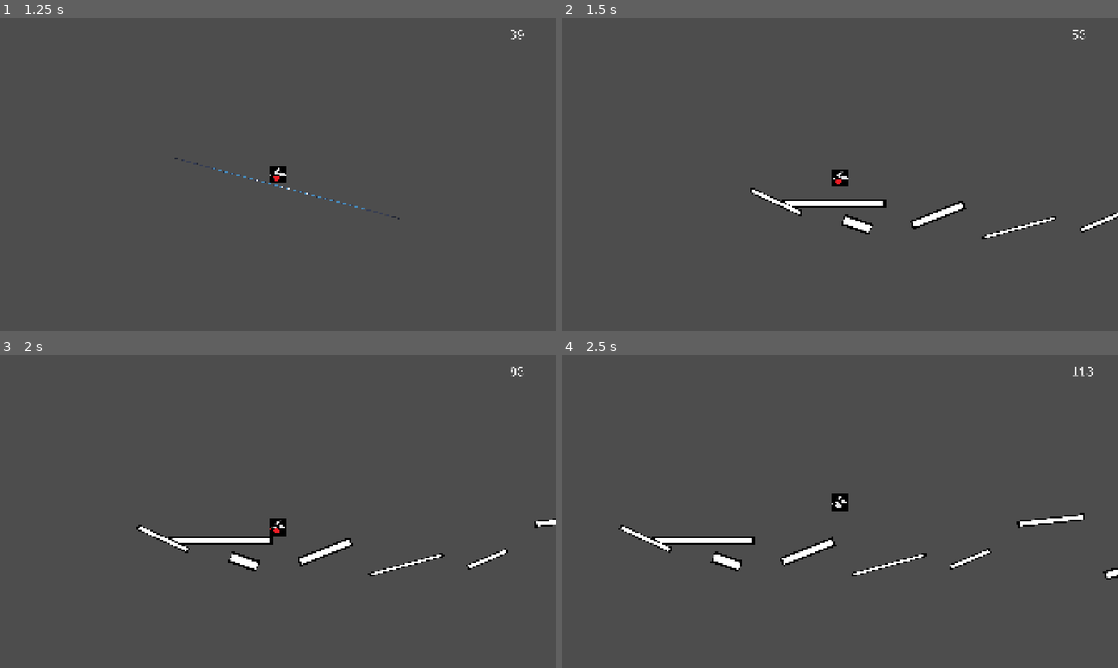
Above: before the commit, frames 1-4 (two rows, left to right).
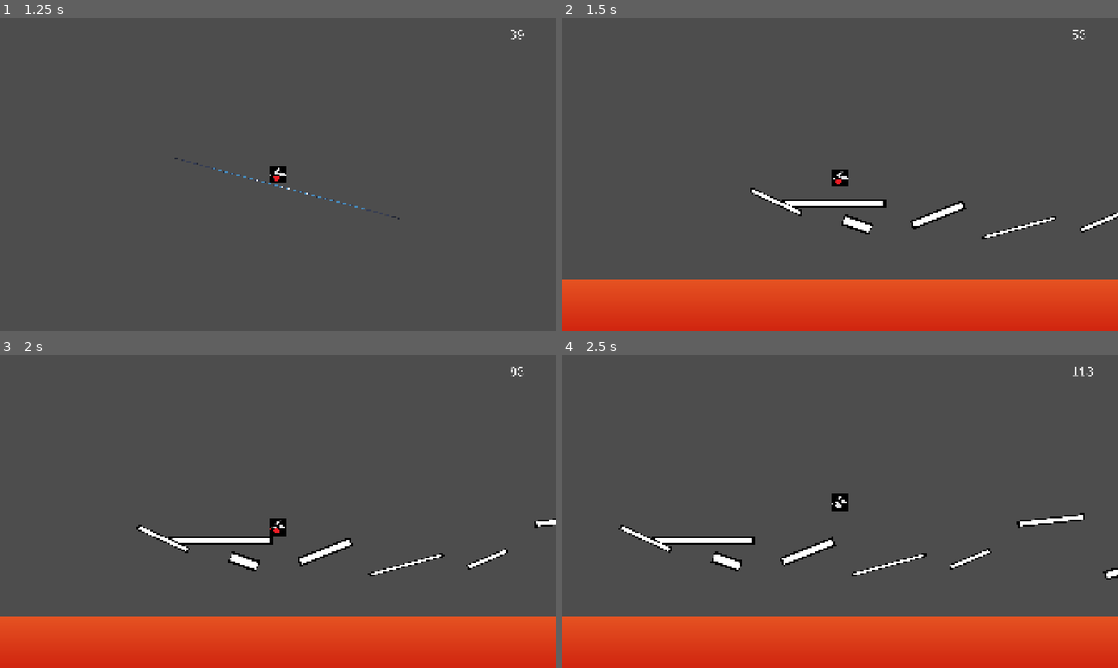
Above: after the commit, the same moments.

Repository: Saniccxx/gmtk-jam
Game: Godot game, scene res://scenes/main_menu/main_menu.tscn
Two runs of this game, one before a commit and one after it. Both use one fixed random seed, a clock stepped at 60 frames per second and the inputs below. The engine's default icon, where the game draws it, is replaced by a stand-in: a white triangle on a blue panel in a dark square.
Inputs (mouse positions are in pixels of both pictures, inside the frame that each line leads up to):
- Up to frame 1 (1.25 s): click "PLAY" at 0.5 s
- Up to frame 2 (1.5 s): tap Enter (accept) at 1.25, 1.35 s; move the mouse to (962, 158) at 1.27 s; hold D (move_right) from 1.28 s (still down); click (962, 158) at 1.42 s
- Up to frame 3 (2 s): keep holding D (move_right); tap Space (jump) at 1.52 s
- Up to frame 4 (2.5 s): keep holding D (move_right); move the mouse to (728, 527) at 2.02 s; tap Enter (accept) at 2.1 s; tap Space (jump) at 2.27 s

Frame 1 is identical in both runs. In frame 2, 16% of the frame differs, in the area x 0-100%, y 83-100%; in frame 3, 16%; in frame 4, 16%.

Commit message:
added lava and death display when player touches lava

Diff:
--- a/project.godot
+++ b/project.godot
@@ -25,7 +25,6 @@
 
 window/size/viewport_width=1920
 window/size/viewport_height=1080
-window/size/mode=2
 window/stretch/mode="canvas_items"
 window/stretch/aspect="expand"
 
--- /dev/null
+++ b/scenes/parkour/death_display.tscn
@@ -0,0 +1,13 @@
+[gd_scene format=3 uid="uid://d0whd11dxk56c"]
+
+[sub_resource type="LabelSettings" id="LabelSettings_ndusb"]
+font_size = 600
+font_color = Color(1, 0, 0, 1)
+
+[node name="DeathDisplay" type="Node2D" unique_id=542092148]
+
+[node name="Label" type="Label" parent="." unique_id=1907093]
+offset_right = 40.0
+offset_bottom = 23.0
+text = "U DED"
+label_settings = SubResource("LabelSettings_ndusb")
--- a/scenes/parkour/parkour_display.gd
+++ b/scenes/parkour/parkour_display.gd
@@ -67,3 +67,9 @@
 	for child in obstacles.get_children():
 		if child.global_position.x < camera.global_position.x - threshold_range:
 			child.queue_free()
+
+
+func _on_lava_body_entered(body: Node2D) -> void:
+	if body.name == "Player":
+		# after physics stuff
+		get_tree().change_scene_to_file.call_deferred("res://scenes/parkour/death_display.tscn")
--- a/scenes/parkour/parkour_display.tscn
+++ b/scenes/parkour/parkour_display.tscn
@@ -41,6 +41,17 @@
 [sub_resource type="LabelSettings" id="LabelSettings_x3moo"]
 font_size = 200
 
+[sub_resource type="Gradient" id="Gradient_r1pss"]
+colors = PackedColorArray(0.8980392, 0.3254902, 0.13333334, 1, 0.75066704, 2.3102762e-06, 8.663535e-07, 1)
+metadata/_snap_count = 2
+
+[sub_resource type="GradientTexture2D" id="GradientTexture2D_eic0u"]
+gradient = SubResource("Gradient_r1pss")
+fill_to = Vector2(0, 1)
+
+[sub_resource type="RectangleShape2D" id="RectangleShape2D_ndusb"]
+size = Vector2(64, 63.999996)
+
 [node name="Parkour_map" type="Node2D" unique_id=1919236221]
 script = ExtResource("1_rqnsb")
 
@@ -60,4 +71,17 @@
 visible_characters = 13
 script = ExtResource("3_tyibk")
 
+[node name="Lava" type="Area2D" parent="Camera2D" unique_id=1128987468]
+position = Vector2(0, 2600)
+scale = Vector2(150, 25)
+
+[node name="Sprite2D" type="Sprite2D" parent="Camera2D/Lava" unique_id=2082557607]
+texture = SubResource("GradientTexture2D_eic0u")
+
+[node name="CollisionShape2D" type="CollisionShape2D" parent="Camera2D/Lava" unique_id=1729884612]
+position = Vector2(-1.0681152e-06, 0)
+shape = SubResource("RectangleShape2D_ndusb")
+
 [node name="Obstacles" type="Node2D" parent="." unique_id=1284390135]
+
+[connection signal="body_entered" from="Camera2D/Lava" to="." method="_on_lava_body_entered"]
